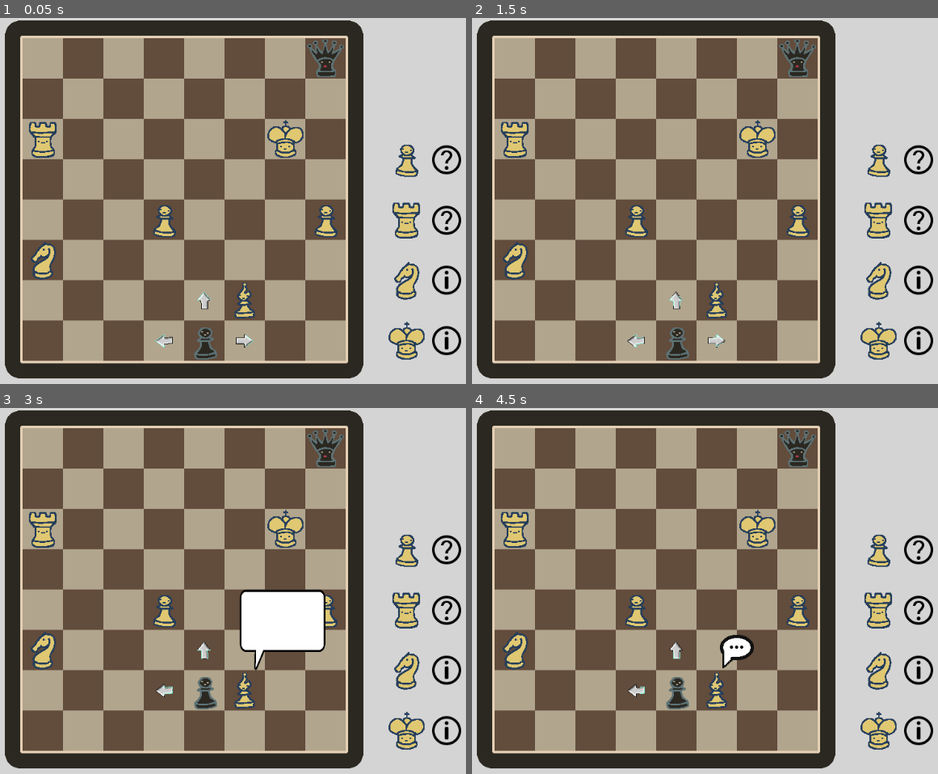
Above: before the commit, frames 1-4 (two rows, left to right).
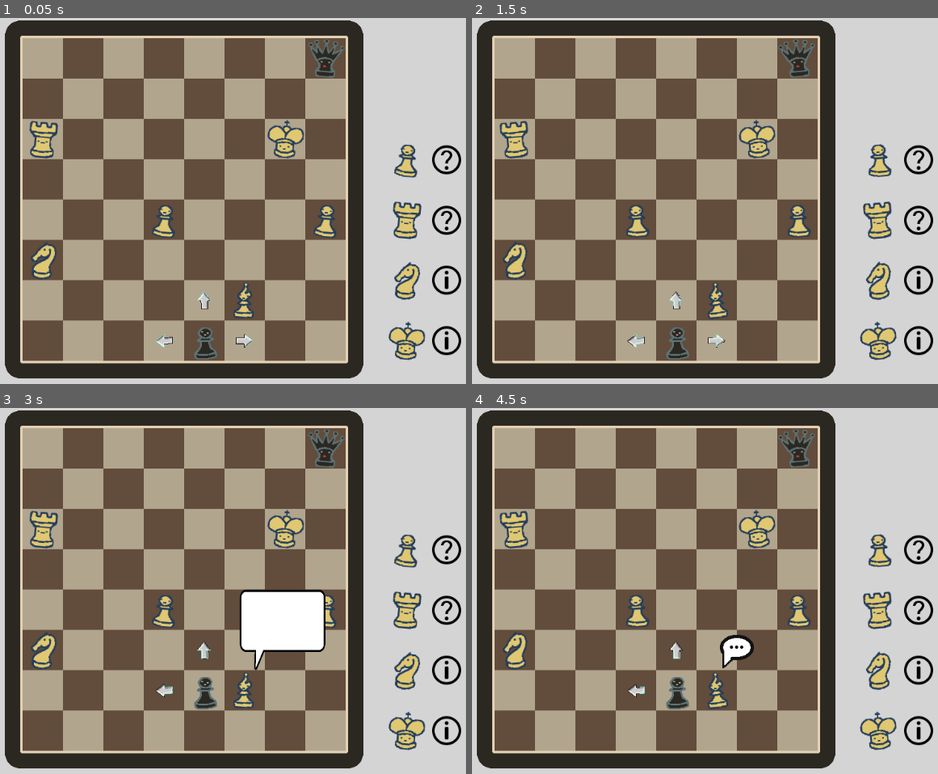
Above: after the commit, the same moments.

Repository: Windastella/ScribbleJam
Game: Godot game, scene res://Scenes/Main.tscn
Same seed, same stepped clock (60 frames per second), same inputs: the game is played once before the commit and once after it.
Inputs (mouse positions are in pixels of both pictures, inside the frame that each line leads up to):
- Up to frame 1 (0.05 s): no input
- Up to frame 2 (1.5 s): move the mouse to (718, 340) at 0.52 s; click (718, 340) at 0.67 s; move the mouse to (677, 340) at 1.27 s; click (677, 340) at 1.42 s
- Up to frame 3 (3 s): move the mouse to (205, 689) at 2.02 s; click (205, 689) at 2.17 s; move the mouse to (265, 649) at 2.77 s; click (265, 649) at 2.92 s
- Up to frame 4 (4.5 s): move the mouse to (756, 620) at 3.52 s; click (756, 620) at 3.67 s; move the mouse to (583, 539) at 4.27 s; click (583, 539) at 4.42 s

The runs differ from the first frame. In frame 1, 1.8% of the frame differs, in the area x 6-92%, y 5-94%; in frame 2, 1.9%, in the area x 5-92%, y 5-94%; in frame 3, 1.8%; in frame 4, 1.9%.

Commit message:
dancing figures

Diff:
--- a/Scenes/Base_Figures.tscn
+++ b/Scenes/Base_Figures.tscn
@@ -14,10 +14,25 @@
 [sub_resource type="RectangleShape2D" id=3]
 extents = Vector2( 235, 118.875 )
 
+[sub_resource type="Animation" id=4]
+resource_name = "Default"
+loop = true
+tracks/0/type = "bezier"
+tracks/0/path = NodePath("Sprite:rotation_degrees")
+tracks/0/interp = 1
+tracks/0/loop_wrap = true
+tracks/0/imported = false
+tracks/0/enabled = true
+tracks/0/keys = {
+"points": PoolRealArray( 5, -0.25, 0, 0.25, 0, -5, -0.25, 0, 0.25, 0, 5, -0.25, 0, 0.25, 0 ),
+"times": PoolRealArray( 0, 0.5, 1 )
+}
+
 [node name="Figure" type="StaticBody2D"]
 script = ExtResource( 1 )
 
 [node name="Sprite" type="Sprite" parent="."]
+rotation = 0.0872665
 texture = ExtResource( 2 )
 vframes = 2
 hframes = 6
@@ -70,5 +85,8 @@
 margin_right = 136.0
 margin_bottom = 96.0
 columns = 3
+
+[node name="AnimationPlayer" type="AnimationPlayer" parent="."]
+anims/Default = SubResource( 4 )
 [connection signal="input_event" from="interact_sprite/Interact" to="." method="_on_Interact_input_event"]
 [connection signal="input_event" from="dialog/dialog_sprite/Interact" to="." method="_on_Dialog_input_event"]
--- a/Scripts/Figures.gd
+++ b/Scripts/Figures.gd
@@ -8,6 +8,7 @@
 		var texrect = TextureRect.new();
 		texrect.texture = tex;
 		$dialog/CenterContainer/GridContainer.add_child(texrect);
+	$AnimationPlayer.play("Default");
 
 func show_interaction():
 	$interact_sprite.show();
Not shown: 1 places in Scenes/Base_Figures.tscn that only renumber resources
